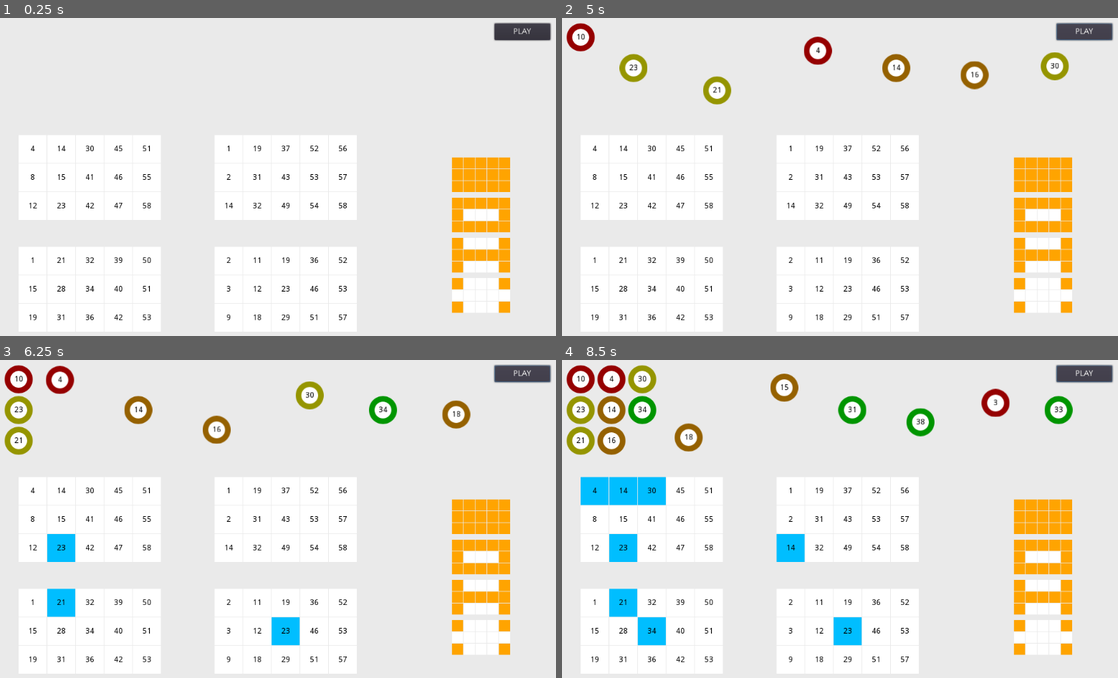
Above: before the commit, frames 1-4 (two rows, left to right).
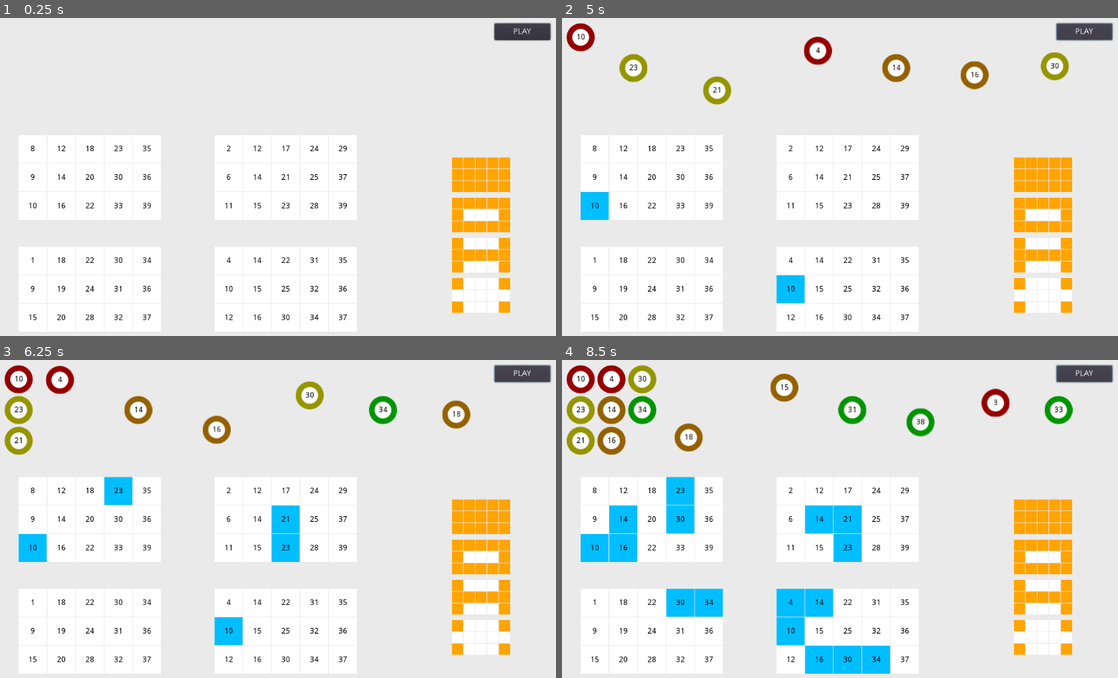
Above: after the commit, the same moments.

Repository: rosemunho/videobingo
Game: Godot game, scene res://Main.tscn
The game is run twice, just before and just after one commit, with the same random seed, the same clock (stepped at 60 frames per second) and the same inputs.
Inputs:
- Up to frame 1 (0.25 s): no input
- Up to frame 2 (5 s): click "PLAY" at 0.5 s; click "PLAY" at 1.25 s; click "PLAY" at 2 s
- Up to frame 3 (6.25 s): no input
- Up to frame 4 (8.5 s): no input

The runs differ from the first frame. In frame 1, 0.7% of the frame differs, in the area x 5-63%, y 40-96%; in frame 2, 1.6%; in frame 3, 4.3%; in frame 4, 11%, in the area x 3-63%, y 36-99%.

Commit message:
Added ball sounds. Cleaning code, adding comments. Using cfg

Diff:
--- a/Ball.gd
+++ b/Ball.gd
@@ -70,6 +70,14 @@
 # Function called by a signal after extraction animation ends
 func on_ballpath_end():
 	emit_signal("ball_ended", num)
+	var will_match = false
+	for card in (get_node("../../CardTray").get_children()):
+		var card_has_num = card.has_num(num)
+		will_match = will_match || card.has_num(num)
+	if will_match:
+		$MatchedAudio.play()
+	else:
+		$NotMatchedAudio.play()
 	var amount_balls = config_file.get_value("EXTRACTION", "AMOUNT_BALLS")
 	if (amount_balls - 1) == id:
 		var ball_tray = get_parent()
--- a/Ball.tscn
+++ b/Ball.tscn
@@ -1,8 +1,10 @@
-[gd_scene load_steps=4 format=2]
+[gd_scene load_steps=6 format=2]
 
 [ext_resource path="res://Ball.gd" type="Script" id=1]
 [ext_resource path="res://Novo Projeto (3).png" type="Texture" id=2]
 [ext_resource path="res://Novo Projeto (5).png" type="Texture" id=3]
+[ext_resource path="res://ball_matched.mp3" type="AudioStream" id=4]
+[ext_resource path="res://ball_not_matched.mp3" type="AudioStream" id=5]
 
 [node name="Ball" type="Sprite"]
 texture = ExtResource( 2 )
@@ -31,4 +33,10 @@
 [node name="Timer" type="Timer" parent="."]
 one_shot = true
 
+[node name="MatchedAudio" type="AudioStreamPlayer2D" parent="."]
+stream = ExtResource( 4 )
+
+[node name="NotMatchedAudio" type="AudioStreamPlayer2D" parent="."]
+stream = ExtResource( 5 )
+
 [connection signal="timeout" from="Timer" to="." method="on_ballpath_end"]
--- a/Card.gd
+++ b/Card.gd
@@ -7,13 +7,19 @@
 var cells = []
 var curr_prize = -1
 
+# Prize Pattern Matching Variables
+var curr_pattern
+var min_pattern # minimum pattern than can be achieved by this card
+var curr_hits = 0
+var possible_patterns = []
+
 func _ready():
 	config_file = ConfigFile.new()
 	config_file.load("res://GlobalConfigs.cfg")
 
 	display_card()
 
-# Update card visibility and generate numbers if visible
+# Update card visibility and generate card info if visible
 func display_card():
 	if not is_active:
 		cells = []
@@ -24,36 +30,42 @@
 		$CellContainer.show()
 		$Sprite.hide()
 
-# Change hardcoded values
+# Generate card info
 func generate_card():
 	var amount_cells = config_file.get_value("CARDS", "AMOUNT_CELLS")
-	for i in 15:
+	var amount_rows = config_file.get_value("CARDS", "AMOUNT_ROWS")
+	var amount_cols = config_file.get_value("CARDS", "AMOUNT_COLS")
+	for i in amount_cells:
 		generate_value()
 	cells.sort()
 	var cell_index
+	var k = 0
 	var cell
 	var cell_num
-	var k = 0
-	for i in 5:
-		for j in 3:
-			cell_index = i + j*5
-			cell = get_node("CellContainer/Cell" + str(cell_index+1))
-			cell.num = cells[k]
-			cell_num = cell.get_node("Num")
-			cell_num.text = str(cells[k])
+	for i in amount_cols:
+		for j in amount_rows:
+			cell_index = i + j*amount_cols
+			cell = $CellContainer.get_child(cell_index).set_num(cells[k])
 			k+=1
 
+# Generate one random value
 func generate_value():
 	var found = false
 	var cell_num = -1
+	var max_num_balls = config_file.get_value("EXTRACTION", "MAX_NUM_BALLS")
 	randomize()
-	var max_num_balls = config_file.get_value("EXTRACTION", "MAX_NUM_BALLS")
 	while not found:
 		cell_num = (randi() %  (max_num_balls-1)) + 1
 		if not cells.has(cell_num):
 			cells.push_back(cell_num)
 			found = true
 
+func has_num(num):
+	if not is_active:
+		return false
+	return cells.has(num)
+
+#
 func on_card_clicked():
 	is_active = not is_active
 	display_card()
@@ -61,10 +73,10 @@
 func on_ball_ended(ball_num):
 	if not is_active:
 		return
-	var cells = $CellContainer
+	var cells_container = $CellContainer
 	var found = false
-	for cell in cells.get_children():
-		found = cell.test_value(ball_num)
+	for cell in cells_container.get_children():
+		found = cell.test_match(ball_num)
 		if found:
 			curr_hits += 1
 			break
@@ -77,25 +89,8 @@
 #			print("test hits")
 #			min_pattern.test_match($CellContainer.get_children(), curr_hits)
 
-func reset():
-	var prizetable = get_node("../../Prizetable/")
-	min_pattern = prizetable.get_child(prizetable.get_child_count()-1)
-	min_pattern.connect("pattern_matched", self, "on_pattern_matched")
+func on_pattern_matched():
 
-	for pattern in prizetable.get_children():
-		possible_patterns.push_back(pattern.id)
-
-	cells = ($CellContainer).get_children()
-	for cell in cells:
-		cell.reset()
-
-var curr_pattern
-var min_pattern
-var curr_hits = 0
-
-var possible_patterns = []
-
-func on_pattern_matched():
 	print ("on_pattern_matched")
 	# animate prize
 	update_current_pattern()
@@ -106,3 +101,15 @@
 	if curr_pattern.id > 0:
 		min_pattern = get_node("../../Prizetable").get_child(curr_pattern-1)
 		min_pattern.connect("pattern_matched", self, "on_pattern_matched")
+
+func reset():
+	var prizetable = get_node("../../Prizetable/")
+	min_pattern = prizetable.get_child(prizetable.get_child_count()-1)
+	min_pattern.connect("pattern_matched", self, "on_pattern_matched")
+
+	for pattern in prizetable.get_children():
+		possible_patterns.push_back(pattern.id)
+
+	var node_cells = ($CellContainer).get_children()
+	for cell in node_cells:
+		cell.reset()
--- a/Cell.gd
+++ b/Cell.gd
@@ -2,16 +2,33 @@
 
 enum Status {NO_HIT, ONE_AWAY, HIT, PRIZE}
 
+# Cell Info Variables
 var curr_status = Status.NO_HIT
 var num = -1
 
-func test_value(ball_num):
+# Set cell num
+func set_num(num):
+	self.num = num
+	$Num.text = str(num)
+
+# Check if cell has been a hit
+func is_hit():
+	return curr_status == Status.HIT
+
+# Set cell status as having a prize
+func set_prize_status():
+	curr_status = Status.PRIZE
+	update_color()
+
+# Test if a given ball num matches the cell num
+func test_match(ball_num):
 	if ball_num == num:
 		curr_status = Status.HIT
 		update_color()
 		return true
 	return false
 
+# Update color according to cell status
 func update_color():
 	match curr_status:
 		Status.NO_HIT:
@@ -23,13 +40,7 @@
 		Status.PRIZE:
 			color = Color.orangered
 
+# Reset cell
 func reset():
 	curr_status = Status.NO_HIT
 	update_color()
-
-func is_hit():
-	return curr_status == Status.HIT
-
-func set_prize_status():
-	curr_status = Status.PRIZE
-	update_color()
--- a/Extractor.gd
+++ b/Extractor.gd
@@ -1,47 +1,61 @@
 extends Container
 
 enum PlayStatus {START, PAUSE, RESUME, STOP}
-var config = ConfigFile.new()
 
+var config_file
 var ball_scene = preload("res://Ball.tscn")
+
+# Extractor Variables
 var balls = []
 var next_extraction_state = PlayStatus.START
-var next_shooting
+var curr_shooting
 var shoot_i = 0
 var shoot_j = 0
 var timer_between_balls
 
 func _ready():
-	config.load("res://GlobalConfigs.cfg")
+	config_file = ConfigFile.new()
+	config_file.load("res://GlobalConfigs.cfg")
+
 	timer_between_balls = get_node("../Timer")
-	timer_between_balls.connect("timeout", self, "shoot_next")
+	timer_between_balls.connect("timeout", self, "shoot_ball")
+
 	create_balls()
 
+# Create all ball instances to be used
 func create_balls():
-	for i in 30:
+	var amount_balls = config_file.get_value("EXTRACTION", "AMOUNT_BALLS")
+	for i in amount_balls:
 		var ball_instance = ball_scene.instance()
 		ball_instance.hide()
 		ball_instance.id = i
 		add_child(ball_instance, true)
 
+# Starts in-between balls timer and extraction
 func start_extraction():
 	shoot_i = 0
 	shoot_j = 0
-	next_shooting = get_child(0)
-	timer_between_balls.start(0.5)
+	curr_shooting = get_child(0)
+	var timer_duration = config_file.get_value("EXTRACTION", "TIME_BETWEEN_BALLS")
+	timer_between_balls.start(timer_duration)
 	next_extraction_state = PlayStatus.PAUSE
 
-func shoot_next():
-	next_shooting.extract(shoot_i, shoot_j)
+# Extract current ball and ready next one
+func shoot_ball():
+	curr_shooting.extract(shoot_i, shoot_j)
+	var amount_rows = config_file.get_value("EXTRACTION", "AMOUNT_ROWS")
 	shoot_j += 1
-	if shoot_j == 3:
+	if shoot_j == amount_rows:
 		shoot_j = 0
 		shoot_i += 1
-	var index = shoot_i*3 + shoot_j
-	if index < 30:
-		next_shooting = get_child(index)
-		timer_between_balls.start(0.5)
+	var index = shoot_i*amount_rows + shoot_j
+	var amount_balls = config_file.get_value("EXTRACTION", "AMOUNT_BALLS")
+	if index < amount_balls:
+		curr_shooting = get_child(index)
+		var timer_duration = config_file.get_value("EXTRACTION", "TIME_BETWEEN_BALLS")
+		timer_between_balls.start(timer_duration)
 
+# Generate all ball nums for the play
 func generate_play():
 	var i = 0
 	balls = []
@@ -50,16 +64,19 @@
 		ball.set_num(balls[i])
 		i+=1
 
+# Generate one random value
 func generate_value():
 	var found = false
 	var ball_num = -1
+	var max_num_balls = config_file.get_value("EXTRACTION", "MAX_NUM_BALLS")
 	randomize()
 	while not found:
-		ball_num = (randi() %  (40-1)) + 1
+		ball_num = (randi() %  (max_num_balls-1)) + 1
 		if not balls.has(ball_num):
 			balls.push_back(ball_num)
 			found = true
 
+# Decides on the next actions associated with the play button
 func on_play_btn_clicked():
 	match next_extraction_state:
 		PlayStatus.START:
@@ -78,6 +95,24 @@
 			toggle_cards_block(false)
 			next_extraction_state = PlayStatus.START
 
+# Toggle between paused and unpaused game
+func toggle_pause(pause):
+	timer_between_balls.set_paused(pause)
+	for ball in self.get_children():
+		ball.get_node("Timer").set_paused(pause)
+
+# Toggle between block and allow close/open cards
+func toggle_cards_block(block):
+	var card_tray = get_node("../CardTray")
+	for card in card_tray.get_children():
+		var click_area = card.get_node("Button")
+		click_area.visible = !block
+
+# Allow go to stopped state, used after last ball extracted
+func allow_finish_extraction():
+	next_extraction_state = PlayStatus.STOP
+
+# Reset play
 func reset_play():
 	var cards = get_node("../CardTray").get_children()
 	for card in cards:
@@ -86,17 +121,3 @@
 	prizetable.reset()
 	for ball in self.get_children():
 		ball.hide()
-
-func toggle_pause(pause):
-	timer_between_balls.set_paused(pause)
-	for ball in self.get_children():
-		ball.get_node("Timer").set_paused(pause)
-
-func allow_finish_extraction():
-	next_extraction_state = PlayStatus.STOP
-
-func toggle_cards_block(block):
-	var card_tray = get_node("../CardTray")
-	for card in card_tray.get_children():
-		var click_area = card.get_node("Button")
-		click_area.visible = !block
--- a/GlobalConfigs.cfg
+++ b/GlobalConfigs.cfg
@@ -1,8 +1,11 @@
 [EXTRACTION]
 AMOUNT_BALLS = 30
-MAX_NUM_BALLS = 60
+AMOUNT_ROWS = 3
+MAX_NUM_BALLS = 40
 TIME_BETWEEN_BALLS = 0.5
 BALL_PATH_DURATION = 3
 
 [CARDS]
+AMOUNT_ROWS = 3
+AMOUNT_COLS = 5
 AMOUNT_CELLS = 15
--- a/Pattern.gd
+++ b/Pattern.gd
@@ -1,5 +1,8 @@
 extends Container
 
+var config_file
+
+# Specific Pattern Variables
 var pattern = []
 var pattern_indexes = []
 var id = -1
@@ -7,9 +10,16 @@
 signal on_pattern_matched
 
 func _ready():
+	config_file = ConfigFile.new()
+	config_file.load("res://GlobalConfigs.cfg")
+
+	build_pattern()
+
+func build_pattern():
 	var cells = $CellContainer
 	var cell
-	for i in 15:
+	var amount_cells = config_file.get_value("CARDS", "AMOUNT_CELLS")
+	for i in amount_cells:
 		if pattern[i] == '+':
 			pattern_indexes.push_back(i)
 			cell = cells.get_node("Cell" + str(i+1))
@@ -25,8 +35,11 @@
 
 	for index in pattern_indexes:
 		card_cells[index].set_prize_status()
+
 	emit_signal("on_pattern_matched")
 	$Highlight.show()
+	$AudioStreamPlayer2D.play()
+	return true
 
 func reset():
 	$Highlight.hide()
--- a/Pattern.tscn
+++ b/Pattern.tscn
@@ -1,8 +1,9 @@
-[gd_scene load_steps=2 format=2]
+[gd_scene load_steps=3 format=2]
 
 [ext_resource path="res://Pattern.gd" type="Script" id=1]
+[ext_resource path="res://pattern.mp3" type="AudioStream" id=2]
 
-[node name="Prize" type="Container"]
+[node name="Pattern" type="Container"]
 margin_top = 63.0
 margin_right = 20.0
 margin_bottom = 63.0
@@ -128,3 +129,6 @@
 border_color = Color( 0.403922, 0.803922, 0, 1 )
 border_width = 4.0
 editor_only = false
+
+[node name="AudioStreamPlayer2D" type="AudioStreamPlayer2D" parent="."]
+stream = ExtResource( 2 )
--- a/Prizetable.gd
+++ b/Prizetable.gd
@@ -29,12 +29,17 @@
 ]
 
 func _ready():
+	add_all_patterns()
+
+# All all patterns defined in the patterns array
+func add_all_patterns():
 	for pattern in prize_patterns:
 		var pattern_instance = pattern_scene.instance()
 		pattern_instance.pattern = pattern
 		pattern_instance.id = get_child_count()
 		add_child(pattern_instance, true)
 
+# Reset prizetable
 func reset():
 	for pattern in get_children():
 		pattern.reset()
Not shown, changed: ball_matched.mp3.import
Not shown, added: ball_not_matched.mp3.import
Not shown, added: pattern.mp3.import
Not shown, changed: VideoBingo.pck
Not shown, added: ball_not_matched.mp3
Not shown, added: pattern.mp3
Not shown, added: videobingo.zip
